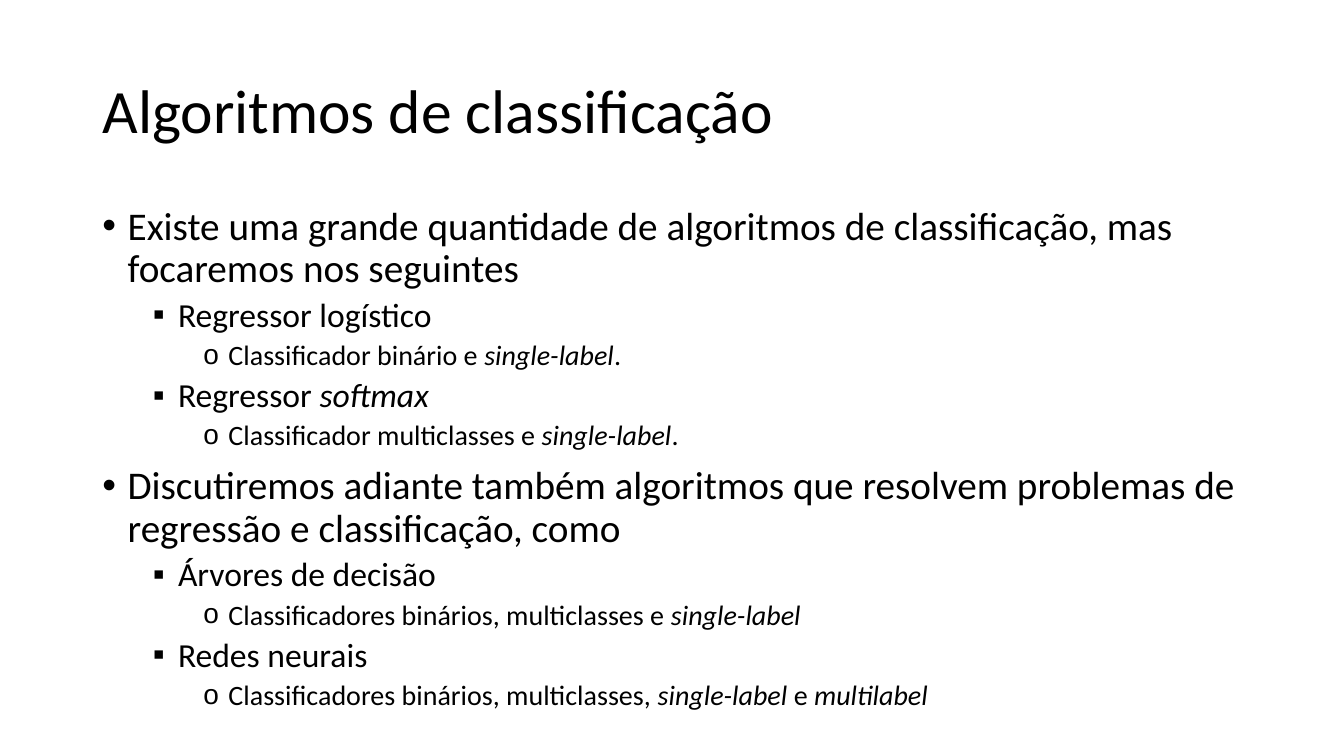
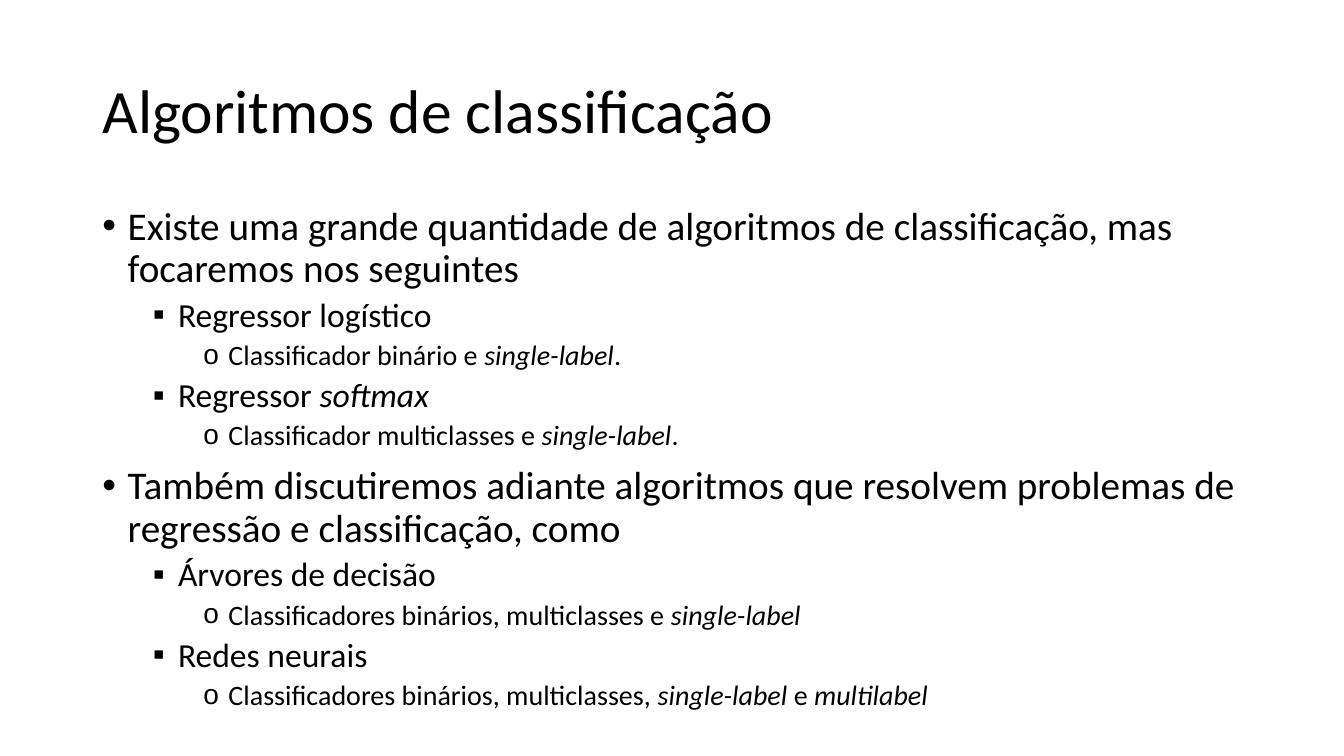
Before and after one commit to zz4fap/c24_inteligencia_artificial, a slide deck: slide 7 of slides/C24_Classificação.pptx (slide 8 before the commit). Drawn at 1344x756 pixels with LibreOffice and Linux fonts; fonts in the diff are those of the drawing. Boxes give left, top, right and bottom in pixels: in the first picture for what was removed or moved away, otherwise in the second. Text is boxed around its words. In the diff, an @@ line names an element or a change of style, - is before the commit and + after.

```diff
--- a/slides/C24_Classificação.pptx
+++ b/slides/C24_Classificação.pptx
@@ text at box(128, 471, 1234, 549): text changed @@
-• Discutiremos adiante também algoritmos que resolvem problemas de regressão e classificação, como
+• Também discutiremos adiante algoritmos que resolvem problemas de regressão e classificação, como
```
Also in this commit, not shown: 2 other slides changed, 1 slide added, 1 slide removed, 2 other files.
